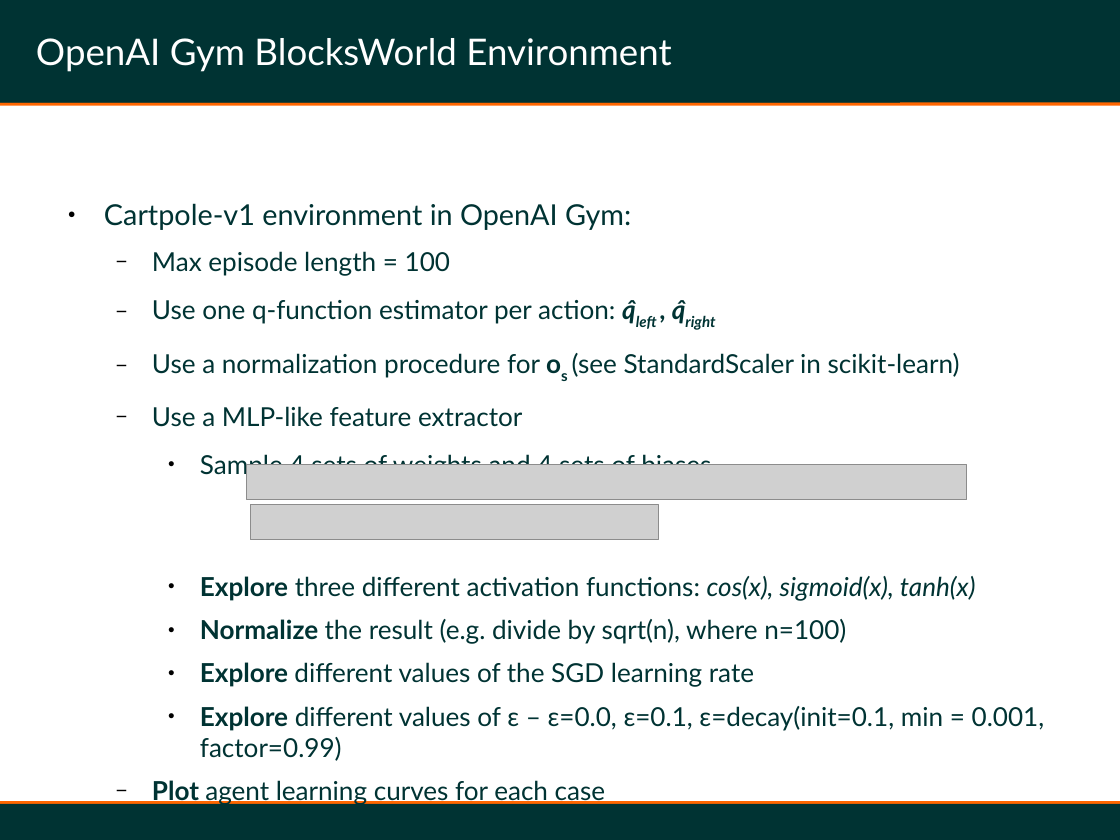
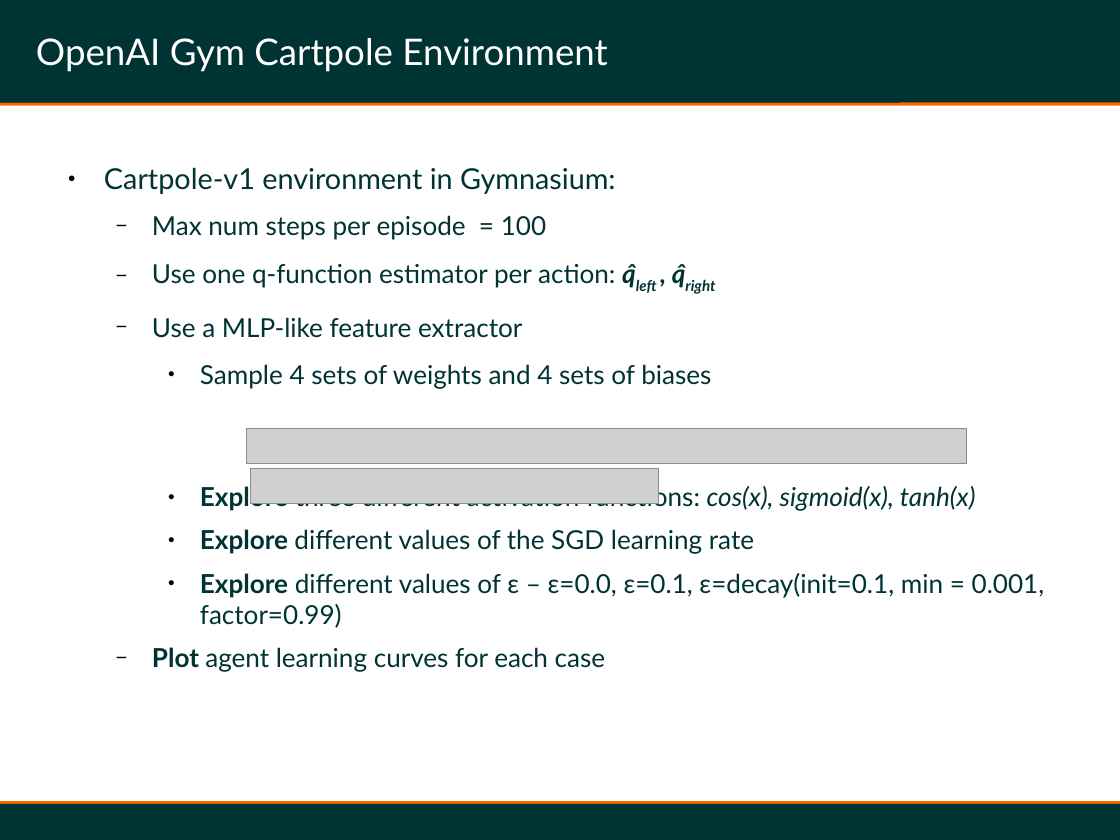
Before and after one commit to cs-pub-ro/MAS, a slide deck: slide 10 of lab6-VFA/description/MAS-Lab7-QFA.odp. Drawn at 1120x840 pixels with LibreOffice and Linux fonts; fonts in the diff are those of the drawing; grey boxes stand for pictures. Boxes give left, top, right and bottom in pixels: in the first picture for what was removed or moved away, otherwise in the second. Text is boxed around its words. In the diff, an @@ line names an element or a change of style, - is before the commit and + after.

```diff
--- a/lab6-VFA/description/MAS-Lab7-QFA.odp
+++ b/lab6-VFA/description/MAS-Lab7-QFA.odp
@@ title at [36,38,607,72]: text changed @@
-OpenAI Gym BlocksWorld Environment
+OpenAI Gym Cartpole Environment
@@ 2 pictures, 1 text: place and size @@
-2 pictures, 1 text at [104,203,1045,761]
+2 pictures, 1 text at [104,167,1045,672]
@@ text at [104,167,616,240]: text changed @@
-● Cartpole-v1 environment in OpenAI Gym:
-  − Max episode length = 100
+● Cartpole-v1 environment in Gymnasium:
+  − Max num steps per episode = 100
@@ text at [152,353,960,377]: paragraph removed @@
-  − Use a normalization procedure for os (see StandardScaler in scikit-learn)
@@ text at [200,619,846,644]: paragraph removed @@
-    ● Normalize the result (e.g. divide by sqrt(n), where n=100)
```
Also in this commit, not shown: 2 other slides changed, 1 other file.
